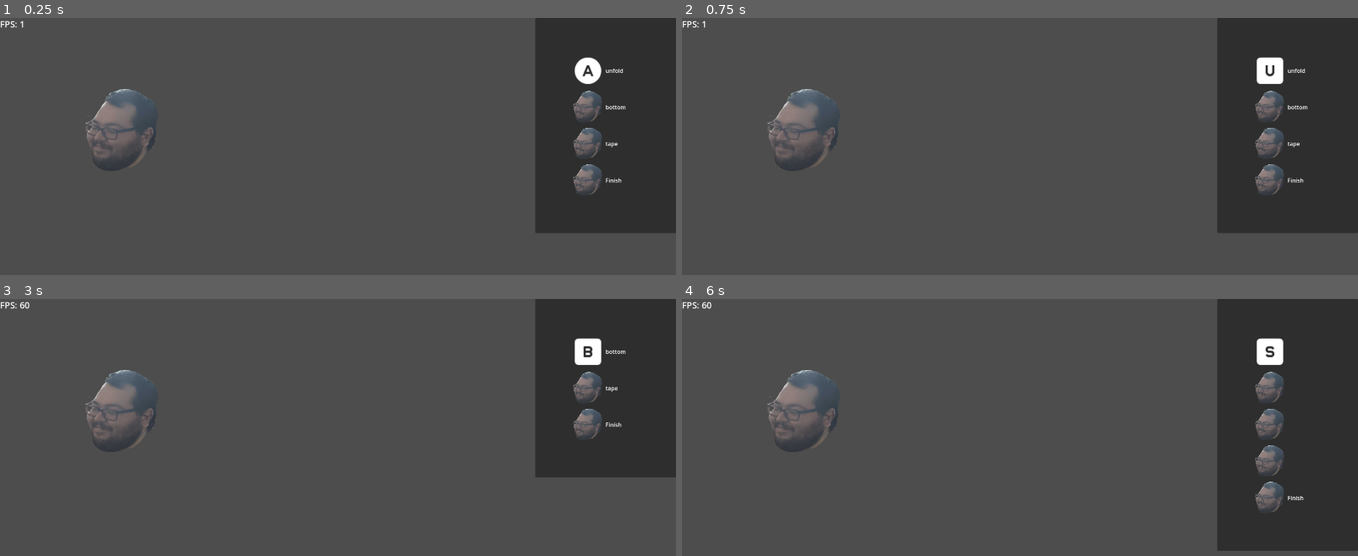
Above: before the commit, frames 1-4 (two rows, left to right).
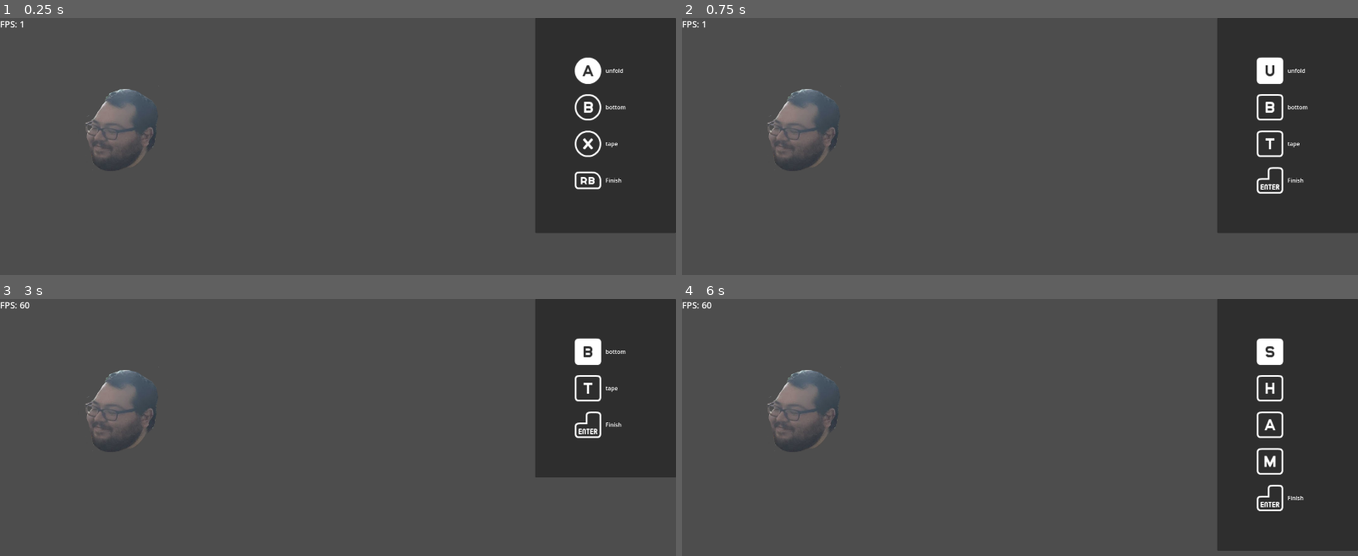
Above: after the commit, the same moments.

Repository: gabeochoa/prime_pressure
Game: Godot game, scene res://scenes/levels/level.tscn
Same seed, same stepped clock (60 frames per second), same inputs: the game is played once before the commit and once after it.
Inputs (mouse positions are in pixels of both pictures, inside the frame that each line leads up to):
- Up to frame 1 (0.25 s): no input
- Up to frame 2 (0.75 s): tap Enter at 0.5 s; move the mouse to (1074, 151) at 0.52 s; tap Z at 0.6 s; click (1074, 151) at 0.67 s
- Up to frame 3 (3 s): move the mouse to (608, 352) at 1.27 s; hold A 1.28-2.03 s; tap Enter at 1.35, 2.75 s; click (608, 352) at 1.42 s; tap Space at 2 s; move the mouse to (608, 388) at 2.02 s; tap F at 2.1 s; click (608, 388) at 2.17 s; move the mouse to (608, 424) at 2.77 s; tap U at 2.85 s; click (608, 424) at 2.92 s
- Up to frame 4 (6 s): tap Space at 3.5, 5 s; move the mouse to (1290, 352) at 3.52 s; hold A 3.53-5.78 s; tap B at 3.6 s; click (1290, 352) at 3.67 s; tap Enter at 4.25, 5.85 s; tap T at 4.35 s; click (1290, 352) at 4.42 s; tap Z at 5.1 s; click (1290, 352) at 5.17 s; move the mouse to (918, 394) at 5.77 s

The runs differ from the first frame. In frame 1, 1.1% of the frame differs, in the area x 84-89%, y 28-69%; in frame 2, 1.2%; in frame 3, 0.8%; in frame 4, 1.6%, in the area x 84-89%, y 28-83%.

Commit message:
update inacitve to show outline image instead of face

Diff:
--- a/action_data.gd
+++ b/action_data.gd
@@ -43,20 +43,17 @@
 
 func get_image() -> Texture2D:
 	var image
-	if is_active:
-		if use_controller:
-			image = get_image_for_gamepad()
-		else:
-			image = get_image_for_key()
+	if use_controller:
+		image = get_image_for_gamepad()
 	else:
-		image = load("res://graphics/face.png")
+		image = get_image_for_key()
 	return image
 
 
 
 func get_image_for_key()-> Texture2D:
 	const prefix = "res://graphics/controls/keyboard_default/"
-	var make_keyboard = func(key_name): return prefix +  "keyboard_%s.png"%key_name
+	var make_keyboard = func(key_name): return prefix +  "keyboard_%s%s.png"% [key_name, "" if is_active else "_outline"]
 
 	match key:
 		var letter when key >= KEY_A and key <= KEY_Z:
@@ -73,8 +70,8 @@
 
 func get_image_for_gamepad()-> Texture2D:
 	const prefix = "res://graphics/controls/xbox_default/"
-	var make_button= func(button_name): return prefix +  "xbox_button_%s.png"%button_name
-	var make_= func(button_name): return prefix +  "xbox_%s.png"%button_name
+	var make_button= func(button_name): return prefix +  "xbox_button_%s%s.png"%[ button_name, "" if is_active else "_outline"]
+	var make_= func(button_name): return prefix +  "xbox_%s%s.png"% [button_name, "" if is_active else "_outline"]
 	match gamepad:
 		"action_one":
 			return load(make_button.call("a"))
